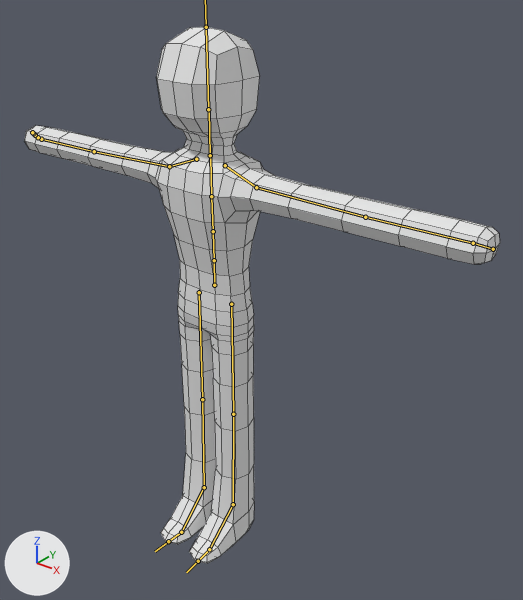
Two versions of the FBX model Assets/Models/Player.fbx, one commit apart.
Rendered twice from a 50 mm camera at (1.382, -1.42, 1.878) aimed at (0.129, 0.146, 0.907). The axes (+X, +Y, +Z) are drawn at lower left. The lights are the same throughout. The bones that bend it are drawn over the model as lines. Mesh edges are drawn as thin lines.

Objects in the first picture: 'Player'.
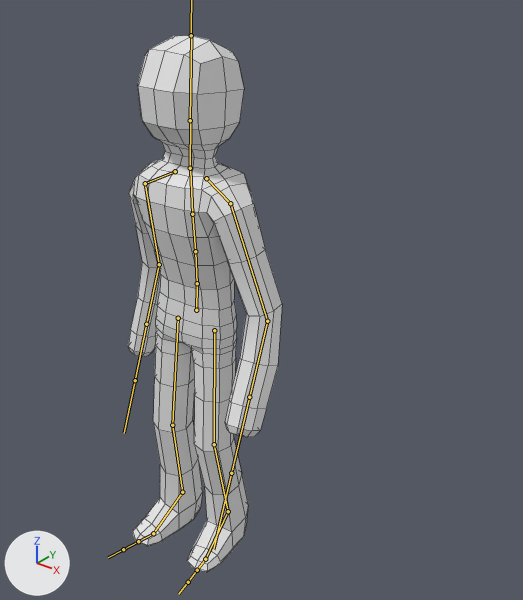
The newer file adds an action. The first version stands in its rest pose; the second is drawn at frame 1 of the action 'Armature|Armature|mixamo.com|Layer0.001'.

Changed parts and their boxes (x1, y1, x2, y2) in the pictures (523 x 600 px):
'Player', posed (68% narrower): before (24, 27, 500, 563); after (128, 36, 282, 572)
bone 'mixamorig:Hips', root to tip: before (214, 285) to (214, 260); after (196, 310) to (197, 285)
bone 'mixamorig:Spine', root to tip: before (214, 260) to (213, 231); after (197, 283) to (195, 251)
bone 'mixamorig:Spine1', root to tip: before (213, 231) to (211, 196); after (195, 251) to (192, 214)
bone 'mixamorig:Spine2', root to tip: before (211, 196) to (210, 156); after (192, 214) to (190, 169)
bone 'mixamorig:Neck', root to tip: before (210, 155) to (209, 109); after (190, 168) to (190, 120)
bone 'mixamorig:Head', root to tip: before (208, 109) to (206, 27); after (190, 120) to (191, 35)
bone 'mixamorig:LeftShoulder', root to tip: before (225, 165) to (256, 187); after (206, 178) to (230, 203)
bone 'mixamorig:LeftArm', root to tip: before (256, 187) to (365, 217); after (230, 203) to (267, 321)
bone 'mixamorig:LeftForeArm', root to tip: before (365, 217) to (473, 243); after (267, 321) to (249, 397)
bone 'mixamorig:RightShoulder', root to tip: before (196, 159) to (169, 166); after (175, 171) to (145, 183)
bone 'mixamorig:RightArm', root to tip: before (169, 166) to (94, 151); after (145, 183) to (159, 264)
bone 'mixamorig:RightForeArm', root to tip: before (94, 151) to (41, 139); after (159, 264) to (146, 324)
bone 'mixamorig:LeftUpLeg', root to tip: before (231, 304) to (233, 414); after (214, 330) to (214, 444)
bone 'mixamorig:LeftLeg', root to tip: before (233, 414) to (233, 504); after (214, 444) to (228, 511)
bone 'mixamorig:LeftFoot', root to tip: before (233, 504) to (209, 549); after (228, 511) to (205, 559)
bone 'mixamorig:RightUpLeg', root to tip: before (199, 292) to (202, 399); after (178, 318) to (172, 425)
bone 'mixamorig:RightLeg', root to tip: before (202, 399) to (204, 487); after (172, 425) to (182, 492)
bone 'mixamorig:RightFoot', root to tip: before (204, 487) to (181, 532); after (182, 492) to (153, 533)

The edits, one by one:
Bone 'mixamorig:Hips' (bone_mixamorig_hips) moves from (0.0, 0.0, 0.0) to (-0.2, -1.3, 8.1).
Bone 'mixamorig:Hips' (bone_mixamorig_hips) turns from (0, 0, 0) to (-1, 10, -4) degrees about its own x, y and z.
Bone 'mixamorig:Spine' (bone_mixamorig_spine) turns from (0, 0, 0) to (3, -1, 3) degrees about its own x, y and z.
Bone 'mixamorig:Spine1' (bone_mixamorig_spine1) turns from (0, 0, 0) to (2, -2, 1) degrees about its own x, y and z.
Bone 'mixamorig:Spine2' (bone_mixamorig_spine2) turns from (0, 0, 0) to (-3, -2, 0) degrees about its own x, y and z.
Bone 'mixamorig:Neck' (bone_mixamorig_neck) turns from (0, 0, 0) to (-3, -1, -1) degrees about its own x, y and z.
Bone 'mixamorig:Head' (bone_mixamorig_head) turns from (0, 0, 0) to (-1, -4, 0) degrees about its own x, y and z.
Bone 'mixamorig:LeftShoulder' (bone_mixamorig_leftshoulder) turns from (0, 0, 0) to (0, 14, 17) degrees about its own x, y and z.
Bone 'mixamorig:LeftArm' (bone_mixamorig_leftarm) turns from (0, 0, 0) to (75, 1, -4) degrees about its own x, y and z.
Bone 'mixamorig:LeftForeArm' (bone_mixamorig_leftforearm) turns from (0, 0, 0) to (1, -1, 36) degrees about its own x, y and z.
Bone 'mixamorig:RightShoulder' (bone_mixamorig_rightshoulder) turns from (0, 0, 0) to (5, -1, -5) degrees about its own x, y and z.
Bone 'mixamorig:RightArm' (bone_mixamorig_rightarm) turns from (0, 0, 0) to (71, -22, 4) degrees about its own x, y and z.
Bone 'mixamorig:RightForeArm' (bone_mixamorig_rightforearm) turns from (0, 0, 0) to (2, 1, -33) degrees about its own x, y and z.
Bone 'mixamorig:LeftUpLeg' (bone_mixamorig_leftupleg) turns from (0, 0, 0) to (6, -1, 5) degrees about its own x, y and z.
Bone 'mixamorig:LeftLeg' (bone_mixamorig_leftleg) turns from (0, 0, 0) to (-21, 1, -1) degrees about its own x, y and z.
Bone 'mixamorig:LeftFoot' (bone_mixamorig_leftfoot) turns from (0, 0, 0) to (18, -2, -3) degrees about its own x, y and z.
Bone 'mixamorig:RightUpLeg' (bone_mixamorig_rightupleg) turns from (0, 0, 0) to (4, 11, 1) degrees about its own x, y and z.
Bone 'mixamorig:RightLeg' (bone_mixamorig_rightleg) turns from (0, 0, 0) to (-15, -2, -1) degrees about its own x, y and z.
Bone 'mixamorig:RightFoot' (bone_mixamorig_rightfoot) turns from (0, 0, 0) to (10, 1, -8) degrees about its own x, y and z.
